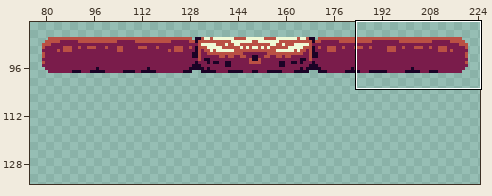
Edited in one commit: pixel-art file (Assets/Sprites/Main.aseprite). Above, an overview of the earlier version with the close-up marked.
Close-up. Before the edit:
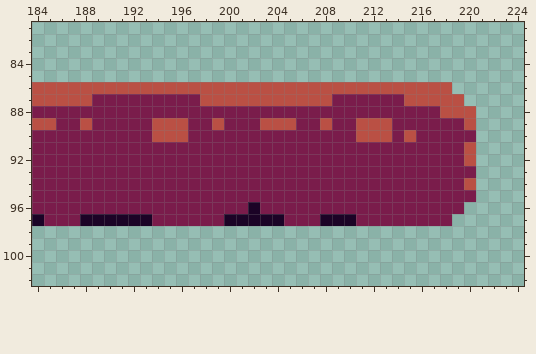
320x240 pixels, 1 frame. Shown: x 184..224, y 81..102. The wide view leaves out empty margins. The commit also changed other parts of the picture, which this record leaves out.
After the commit:
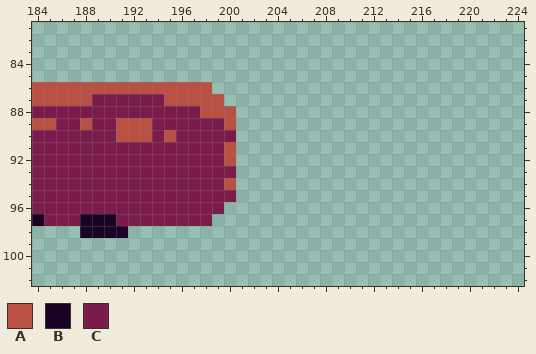
Palette (. is transparent): A #ba5044  B #1b0326  C #7a1c4b
Changes in this commit:
{"change": "layer \"PlatformLarge\" now shown"}
{"change": "layer \"Divide\" now hidden"}
{"y":86,"x":199,"old":"AAAAAAAAAAAAAAAAAAAA","new":"...................."}
{"y":87,"x":195,"old":"CCC","new":"AAA"}
{"y":87,"x":200,"old":"AAAAAAAAACCCCCCAAAAA","new":"...................."}
{"y":88,"x":198,"old":"CCCCCCCCCCCCCCCCCCCCAAA","new":"AAA...................."}
{"y":89,"x":191,"old":"CCCAAA","new":"AAACCC"}
{"y":89,"x":199,"old":"ACCCAAACCACCAAACCCCCCA","new":"CA...................."}
{"y":90,"x":191,"old":"CCCA","new":"AAAC"}
{"y":90,"x":196,"old":"A","new":"C"}
{"y":90,"x":201,"old":"CCCCCCCCCCAAACACCCCC","new":"...................."}
{"y":91,"x":200,"old":"CCCCCCCCCCCCCCCCCCCCA","new":"A...................."}
{"y":92,"x":200,"old":"CCCCCCCCCCCCCCCCCCCCA","new":"A...................."}
{"y":93,"x":201,"old":"CCCCCCCCCCCCCCCCCCCC","new":"...................."}
{"y":94,"x":200,"old":"CCCCCCCCCCCCCCCCCCCCA","new":"A...................."}
{"y":95,"x":201,"old":"CCCCCCCCCCCCCCCCCCCC","new":"...................."}
{"y":96,"x":200,"old":"CCBCCCCCCCCCCCCCCCCC","new":"...................."}
{"y":97,"x":191,"old":"BBB","new":"CCC"}
{"y":97,"x":199,"old":"CBBBBBCCCBBBCCCCCCCC","new":"...................."}
{"y":98,"x":188,"old":"....","new":"BBBB"}
{"label":"changed","picture_box":[80,82,476,238]}
